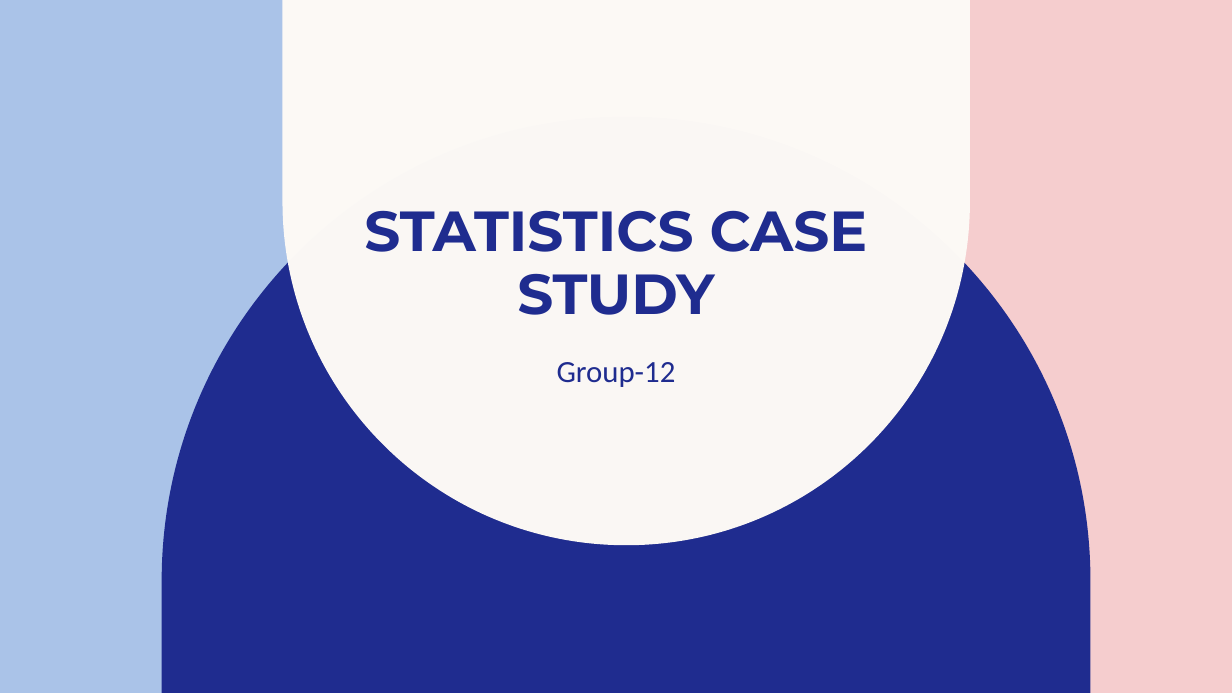
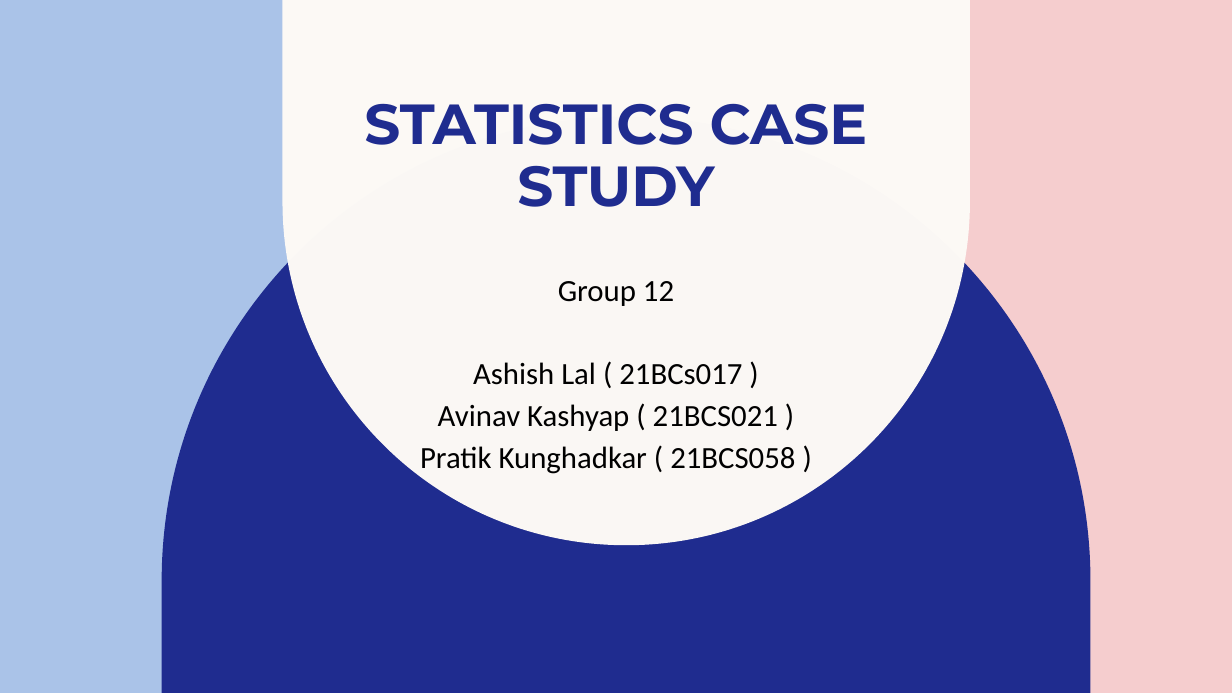
Before and after one commit to PratikKin/Statistics-Case-Study-Group-12, a slide deck: slide 1 of Diabetes/Statistics Case Study.pptx. Drawn at 1232x693 pixels with LibreOffice and Linux fonts; fonts in the diff are those of the drawing. Boxes give left, top, right and bottom in pixels: in the first picture for what was removed or moved away, otherwise in the second. Text is boxed around its words. In the diff, an @@ line names an element or a change of style, - is before the commit and + after.

```diff
--- a/Diabetes/Statistics Case Study.pptx
+++ b/Diabetes/Statistics Case Study.pptx
@@ title "STATISTICS CASE STUDY": place and size @@
-title "STATISTICS CASE STUDY" at <box>364,210,868,315</box>
+title "STATISTICS CASE STUDY" at <box>364,103,868,207</box>
@@ subtitle at <box>420,281,795,474</box>: text changed; text colour #1F2C8F to #000000 @@
-Group-12
+Group 12
+Ashish Lal ( 21BCs017 )
+Avinav Kashyap ( 21BCS021 )
+Pratik Kunghadkar ( 21BCS058 )
```
Also in this commit, not shown: 5 other slides changed, 27 slides added, 2 slides removed, 22 other files.
